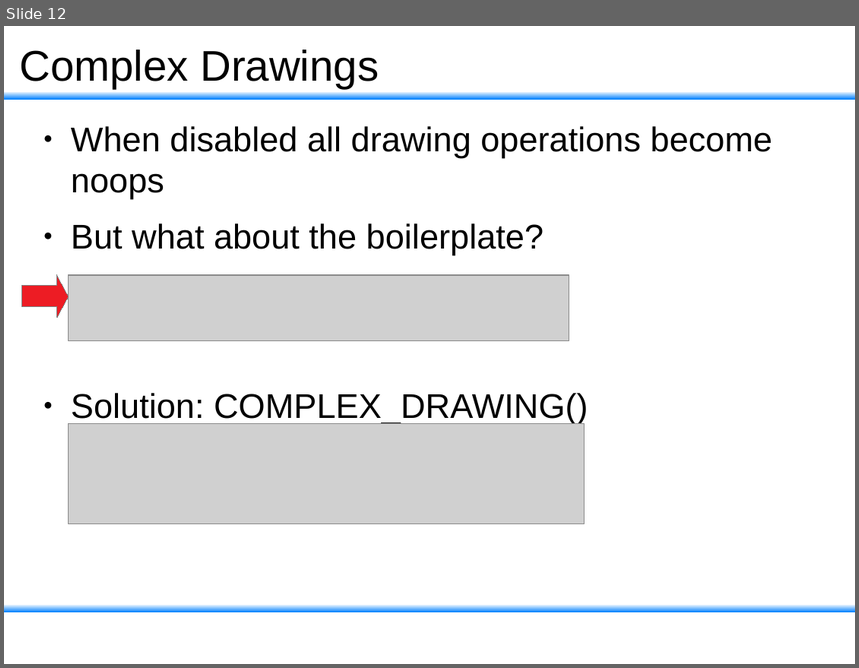
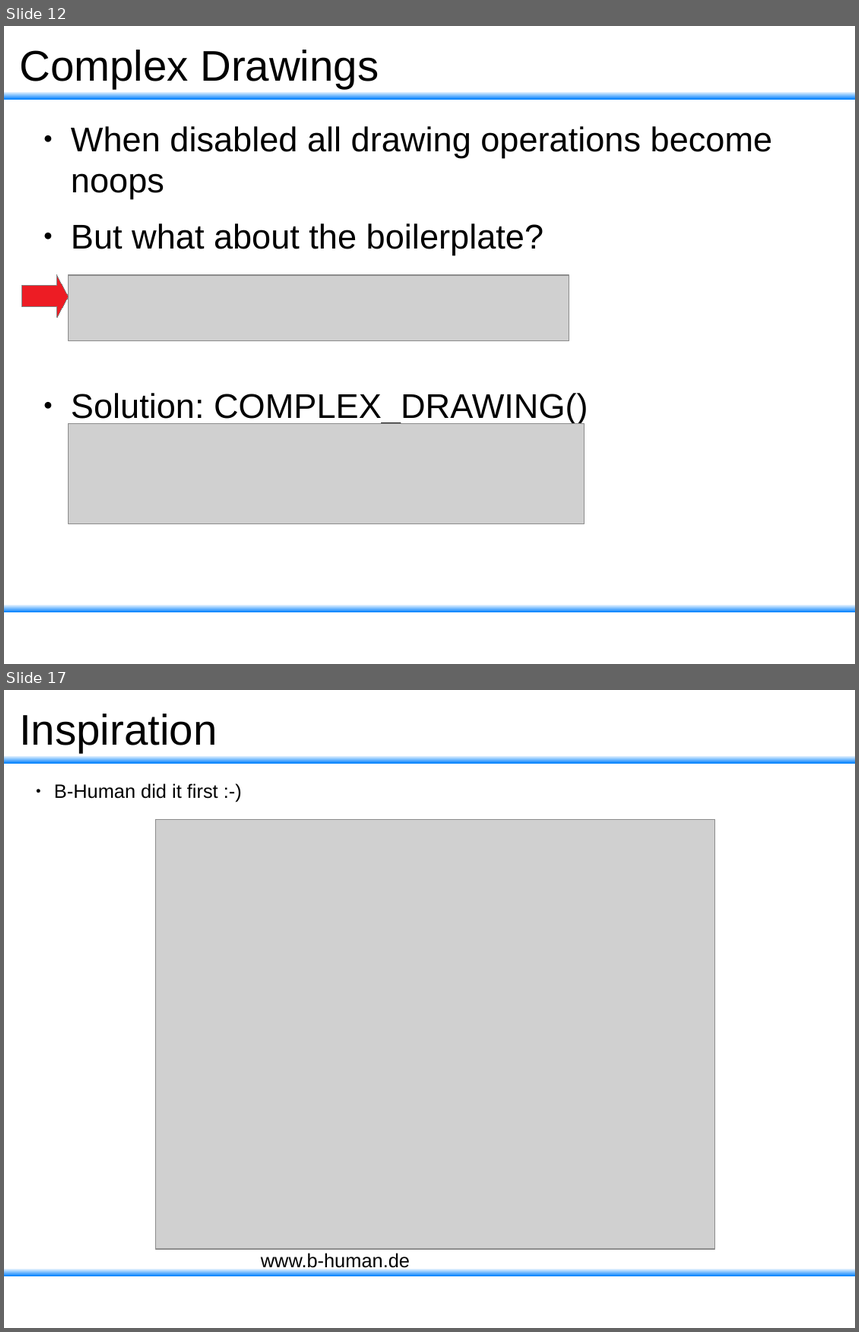
Before and after one commit to rock-gui/gui-vizkit3d_debug_drawings, a slide deck: doc/slides.odp. Shown one above the other, each under a label of ours: slide 12 before the commit, slides 12 and 17 after it; the slides between them are not shown. The pictures are 859x668 and 859x1332 pixels, drawn with LibreOffice and Linux fonts; fonts in the diff are those of the drawing; grey boxes stand for pictures; background and template pictures are left out. Boxes give left, top, right and bottom in pixels: in the first picture for what was removed or moved away, otherwise in the second. Text is boxed around its words. In the diff, an @@ line names an element or a change of style, - is before the commit and + after.

```diff
--- a/doc/slides.odp
+++ b/doc/slides.odp
@@ slide 17 added at [4, 690, 855, 1328], background #FFFFFF; not listed: 2 template elements that a slide beside it also shows @@
@@ title added at [19, 714, 217, 752], 40 pt, text #000000 @@
+Inspiration
@@ text added at [54, 783, 218, 799], 18 pt, text #000000 @@
+● B-Human did it first :-)
@@ picture added at [156, 820, 715, 1250] @@
@@ text added at [261, 1253, 410, 1271], 18 pt, text #000000 @@
+www.b-human.de
```
Also in this commit, not shown: 6 other slides added, 1 slide removed.
